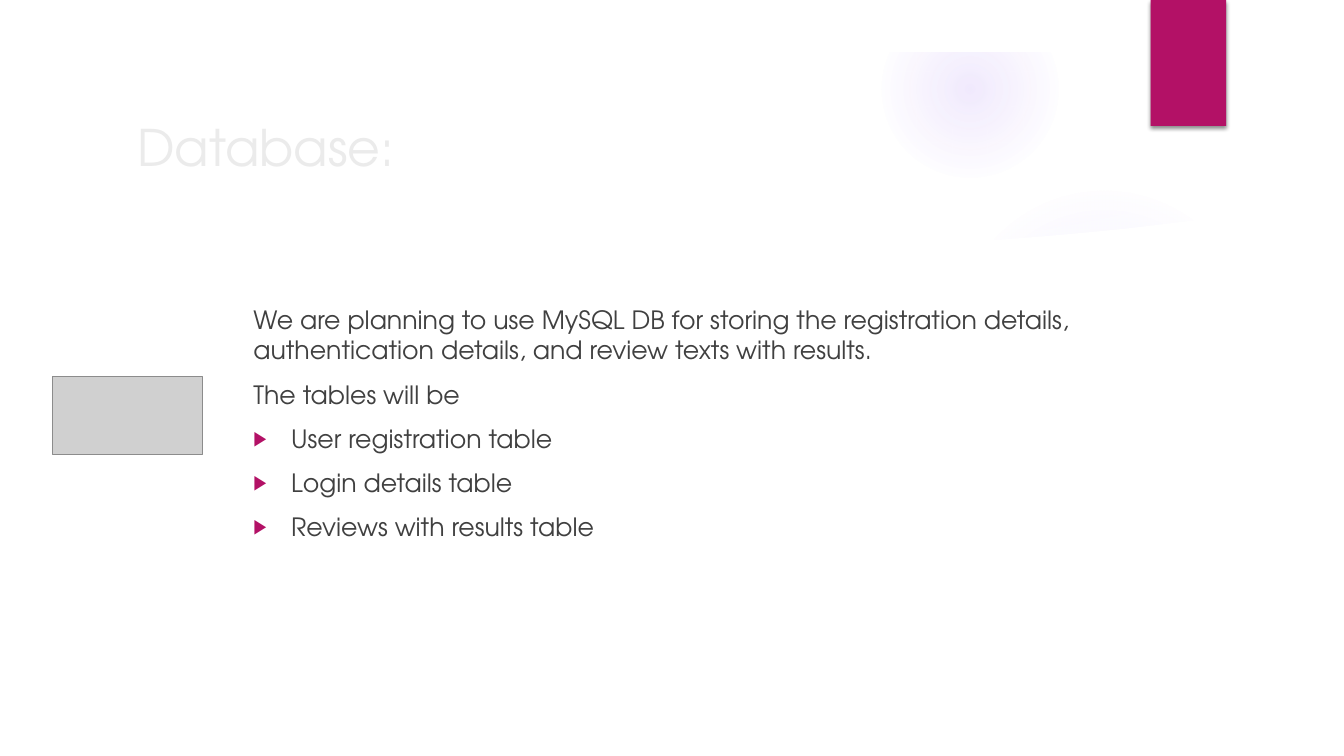
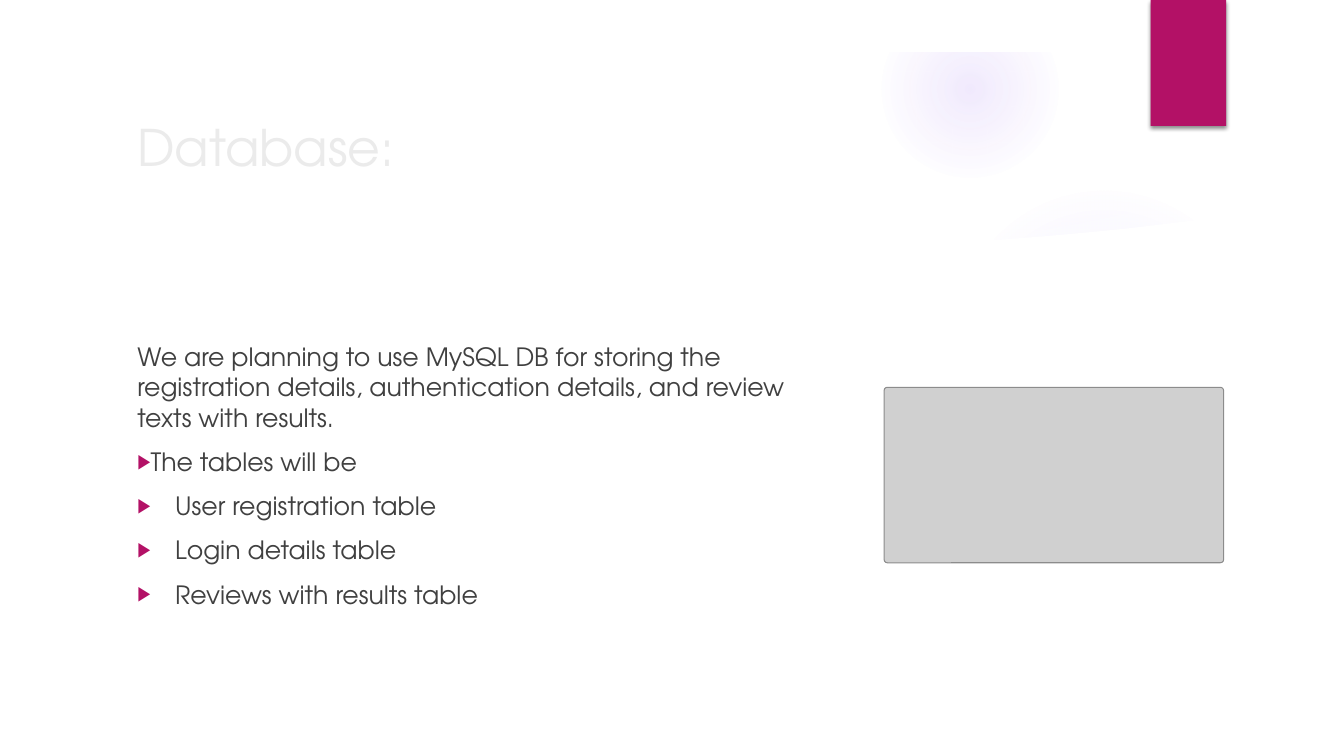
Before and after one commit to ninjasneural/fake_review_predict, a slide deck: slide 8 of Fraud_review_detection_web_app_ProjectPlan.pptx. Drawn at 1344x756 pixels with LibreOffice and Linux fonts; fonts in the diff are those of the drawing; grey boxes stand for pictures; background and template pictures are left out. Boxes give left, top, right and bottom in pixels: in the first picture for what was removed or moved away, otherwise in the second. Text is boxed around its words. In the diff, an @@ line names an element or a change of style, - is before the commit and + after.

```diff
--- a/Fraud_review_detection_web_app_ProjectPlan.pptx
+++ b/Fraud_review_detection_web_app_ProjectPlan.pptx
@@ text "We are planning to use ...": place and size @@
-text "We are planning to use ..." at [253,310,1069,537]
+text "We are planning to use ..." at [137,347,784,605]
@@ text "We are planning to use ..." at [137,347,784,605]: vertical alignment top to middle @@
@@ picture: place and size @@
-picture at [52,377,203,455]
+picture at [884,387,1224,563]
@@ text at [151,452,357,472]: bullet none to ▶ @@
```
Also in this commit, not shown: 4 other slides changed.
